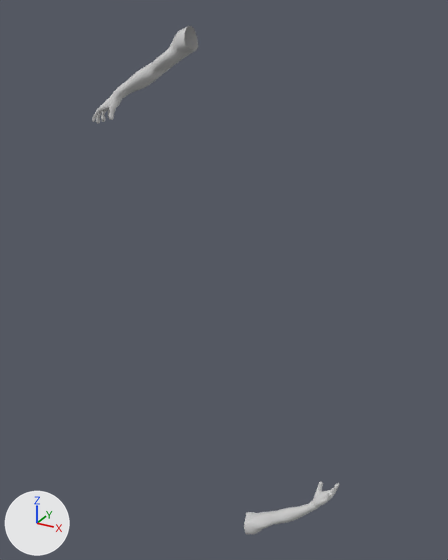
Renders of the FBX model UnityProject PJSK/Assets/Models/Weapons/3D_WEAP_Arms_MODEL_001.FBX from each side of a commit.
Before and after are seen from a 50 mm lens placed at (0.0486, -0.0884, 0.051), pointed at (-0.0012, 0.0022, 0.0057). The lights are fixed; the arrows at lower left show +X, +Y and +Z. Where no turn or scale is listed for an object, it has been applied to the vertices.

In view in the first picture: 'Left Arm', 'Right Arm'.
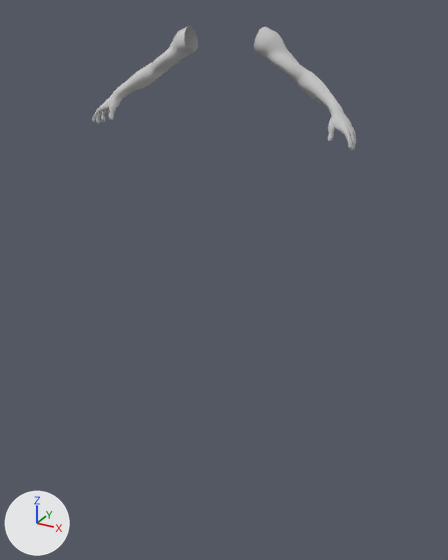
What differs and where, as boxes (x1, y1, x2, y2) in the pictures (448 x 560 px):
'Left Arm', turned: before (244, 481, 339, 534); after (253, 27, 356, 150)

What the commit changed:
Object 'Left Arm' (ob_left_arm) turns from (0, 0, 0) to (180, 0, 0) degrees about x, y and z.
